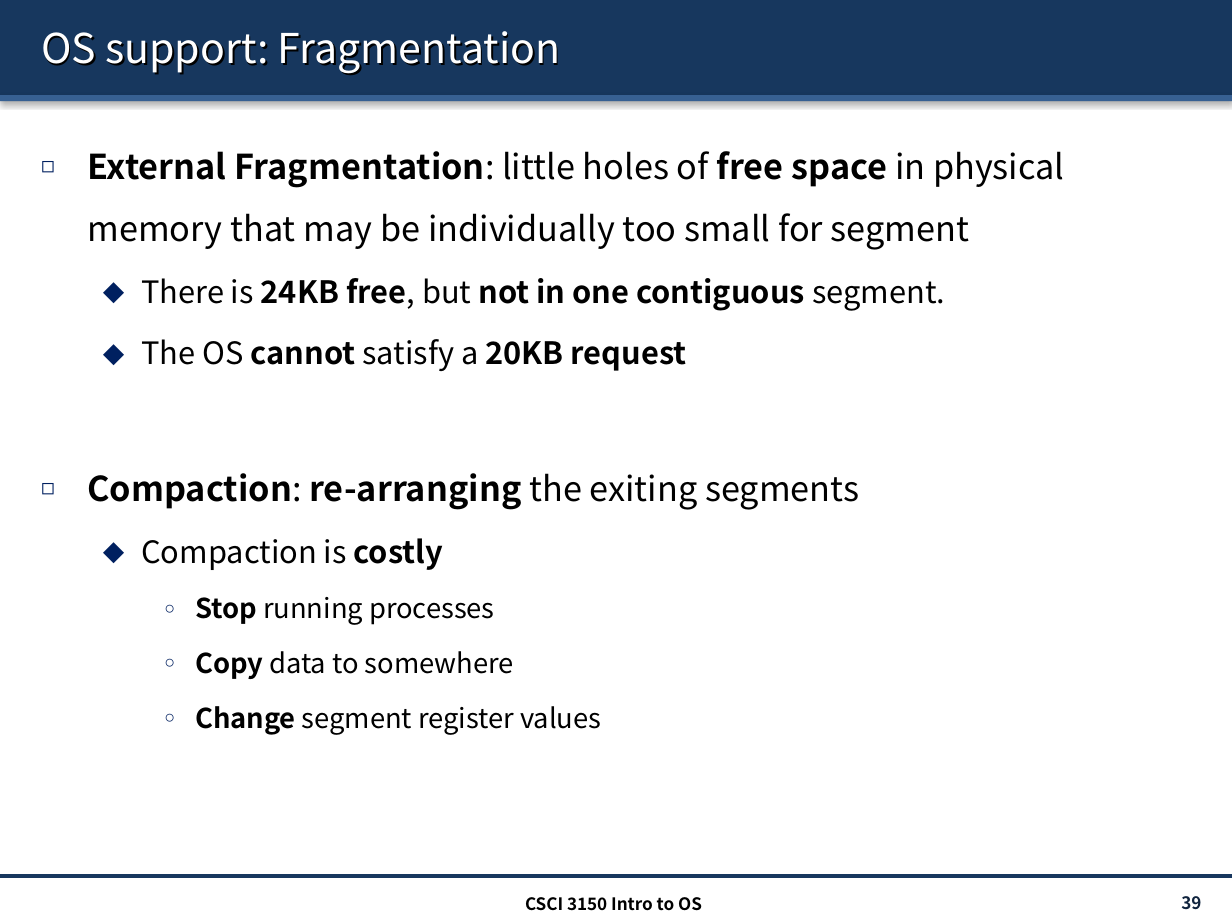
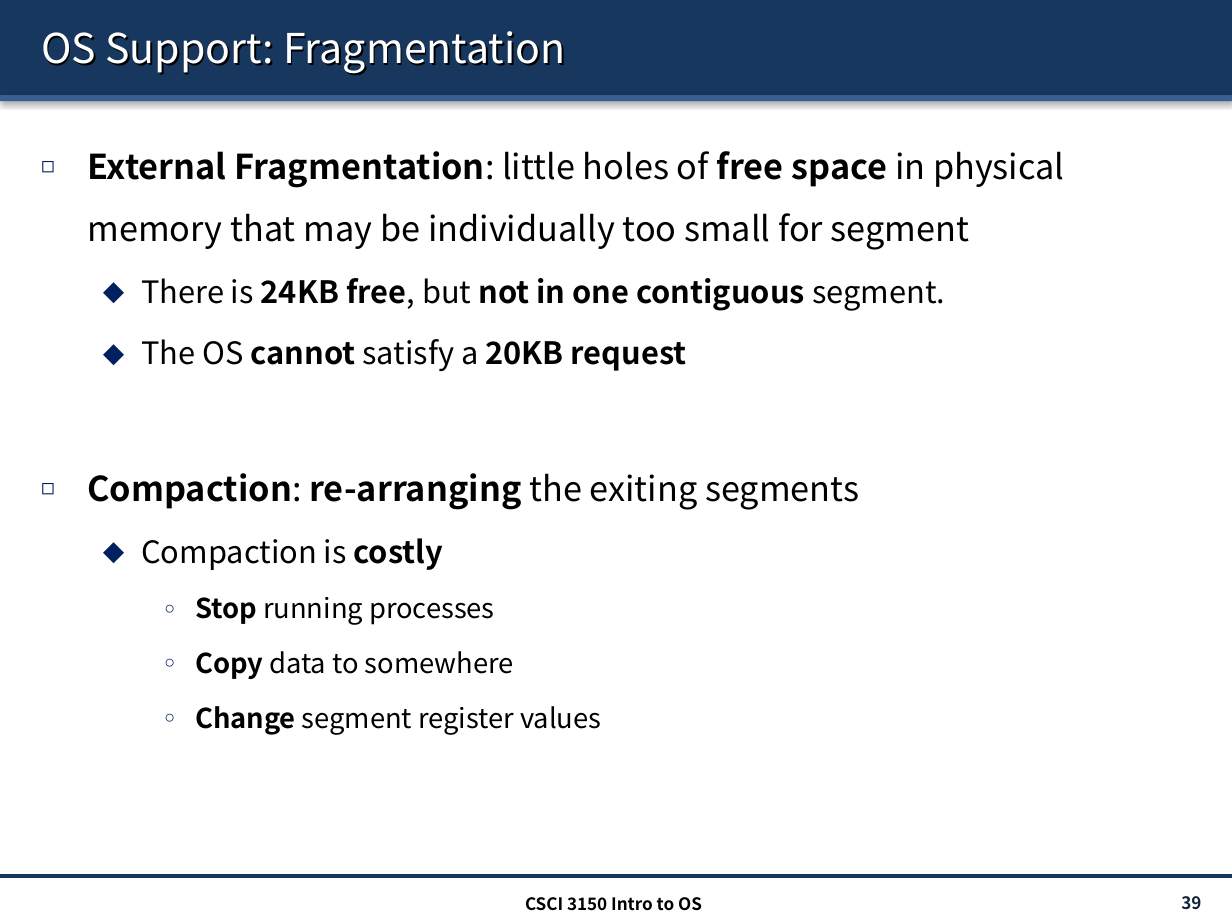
Before and after one commit to henryhxu/CSCI3150, a slide deck: slide 39 of lecture/lec10_mem.pptx. Drawn at 1232x924 pixels with LibreOffice and Linux fonts; fonts in the diff are those of the drawing. Boxes give left, top, right and bottom in pixels: in the first picture for what was removed or moved away, otherwise in the second. Text is boxed around its words. In the diff, an @@ line names an element or a change of style, - is before the commit and + after.

```diff
--- a/lecture/lec10_mem.pptx
+++ b/lecture/lec10_mem.pptx
@@ title at <box>41,31,565,74</box>: text changed @@
-OS support: Fragmentation
+OS Support: Fragmentation
```
Also in this commit, not shown: 12 other slides changed.
